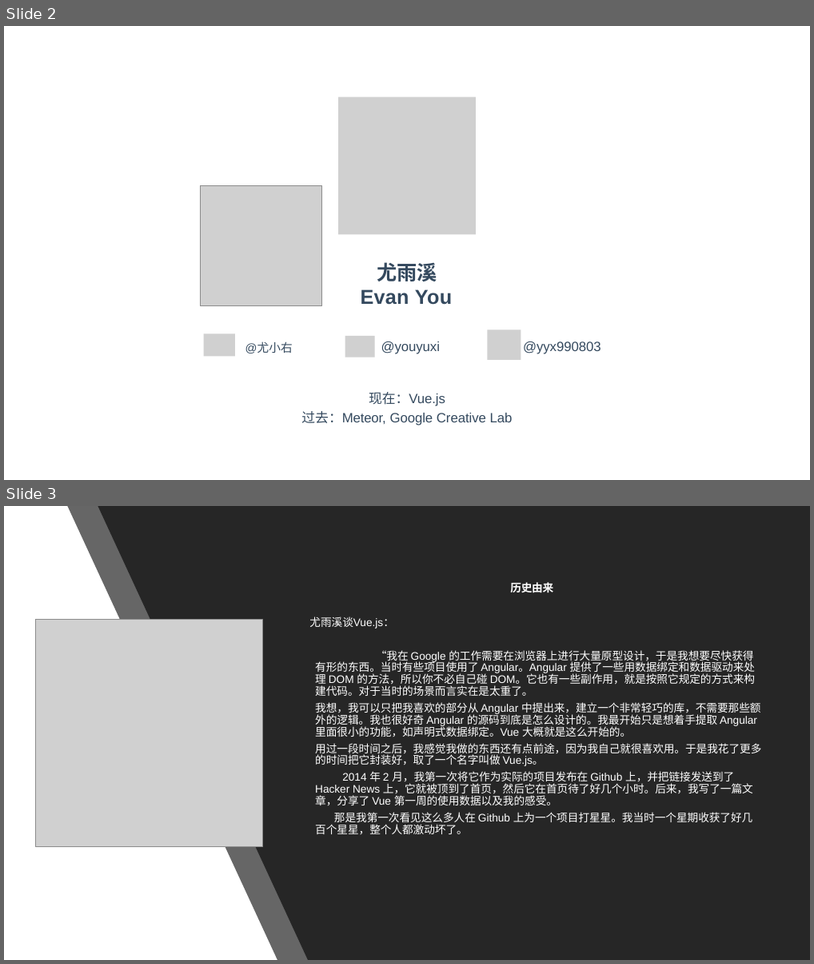
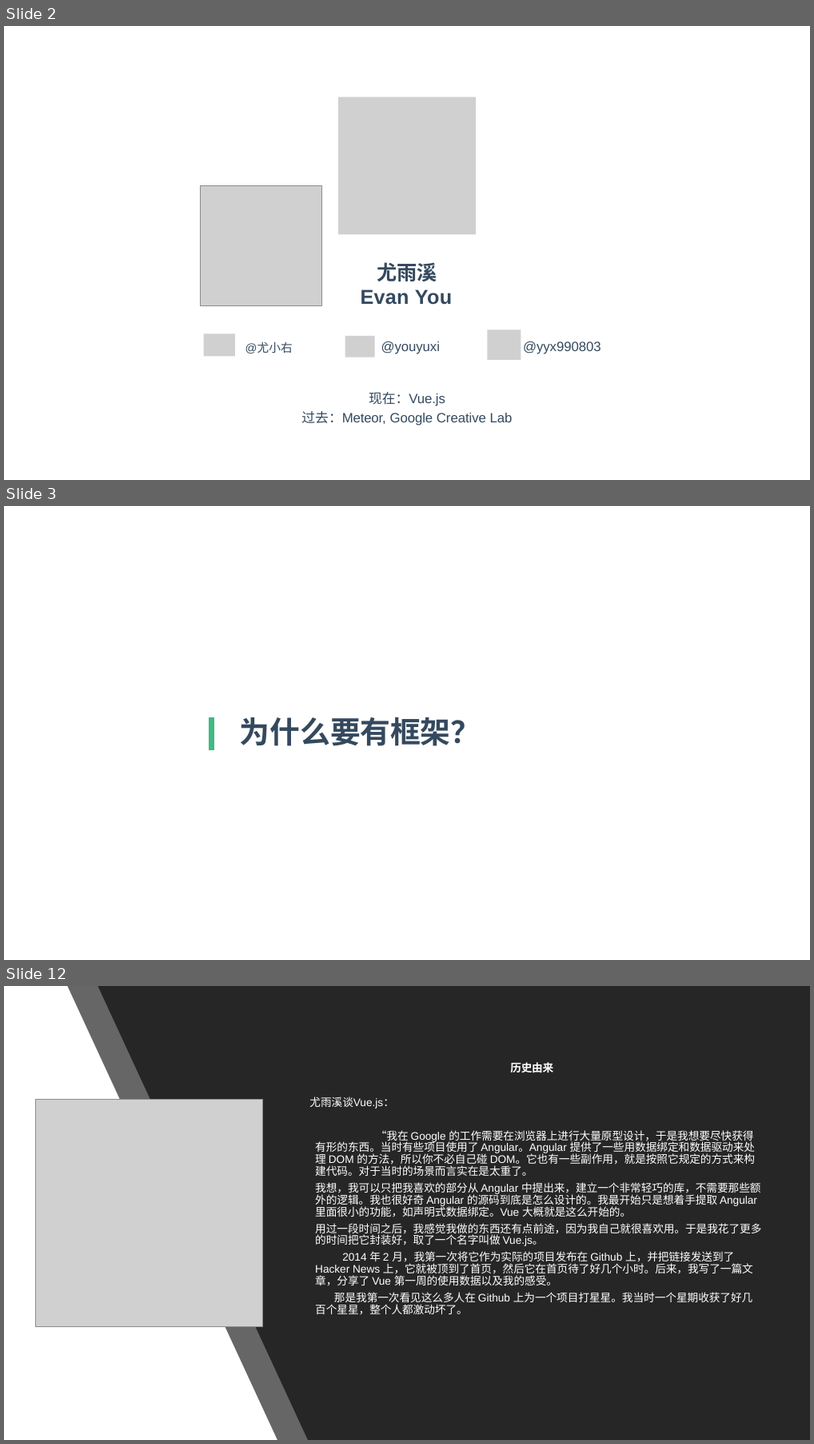
Before and after one commit to RamirezET/vue-sharing, a slide deck: Vue 2.pptx. Shown one above the other, each under a label of ours: slides 2 and 3 before the commit, slides 2, 3 and 12 after it; the slides between them are not shown. The pictures are 814x964 and 814x1444 pixels, drawn with LibreOffice and Linux fonts; fonts in the diff are those of the drawing; grey boxes stand for pictures. Boxes give left, top, right and bottom in pixels: in the first picture for what was removed or moved away, otherwise in the second. Text is boxed around its words. In the diff, an @@ line names an element or a change of style, - is before the commit and + after.

```diff
--- a/Vue 2.pptx
+++ b/Vue 2.pptx
@@ slide 3 added at bbox=[4, 506, 810, 960], background #FFFFFF @@
@@ freeform shape added at bbox=[211, 718, 211, 750], outline #42B983 6 pt @@
@@ title added at bbox=[240, 716, 481, 746], 36 pt, text #34495E, bold @@
+为什么要有框架？
@@ what was slide 3 is now slide 12 @@
```
Also in this commit, not shown: 8 other slides added.
